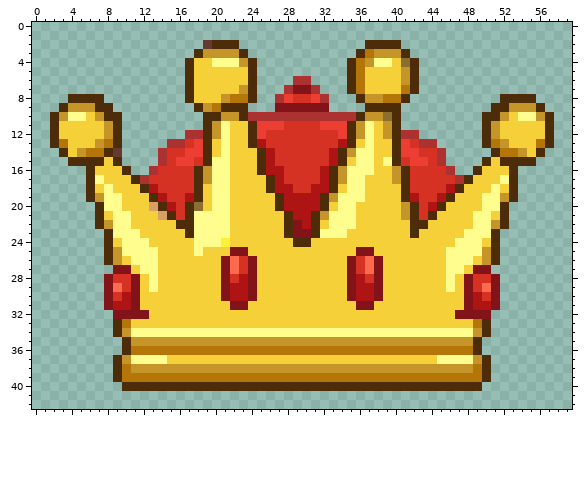
A pixel-art sprite gets an edit: content/KotHCrown.png. The picture above was drawn from the file before the commit.
The file is 360x258 pixels, drawn in blocks of 6x6; one block is one cell here.
Once edited:
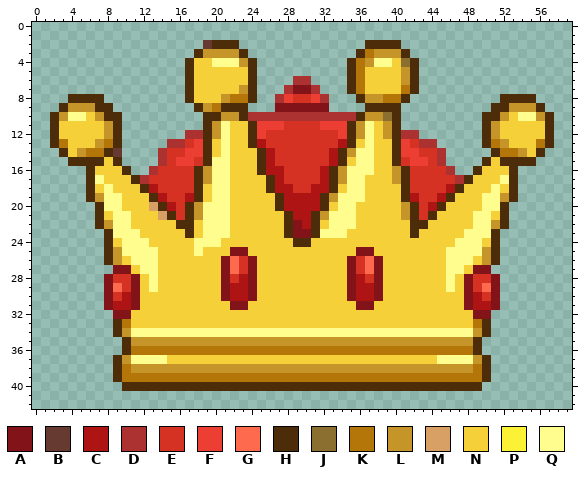
Palette (. is transparent): A #821319  B #663931  C #af1414  D #ac3232  E #d53224  F #ec3e32  G #fd6a4d  H #4d2c0a  J #8a6f30  K #b47509  L #c69529  M #d9a066  N #f6d039  P #fbf236  Q #fffd8e
The author wrote: fixed some weirdness with the crown
Change:
y 15: x 39 Q -> N
y 20: x 18..19 JN -> LQ
y 21: x 18 Q -> L
y 22..23: x 18 Q -> N
y 24: x 21 P -> N
y 32: x 11..12 AA -> NN; x 47..48 AA -> NN
Pixel boxes of the changes (left, top, right, bottom) in both pictures:
changed: (383, 157, 392, 166)
changed: (194, 202, 230, 247)
changed: (131, 310, 149, 319)
changed: (455, 310, 473, 319)
